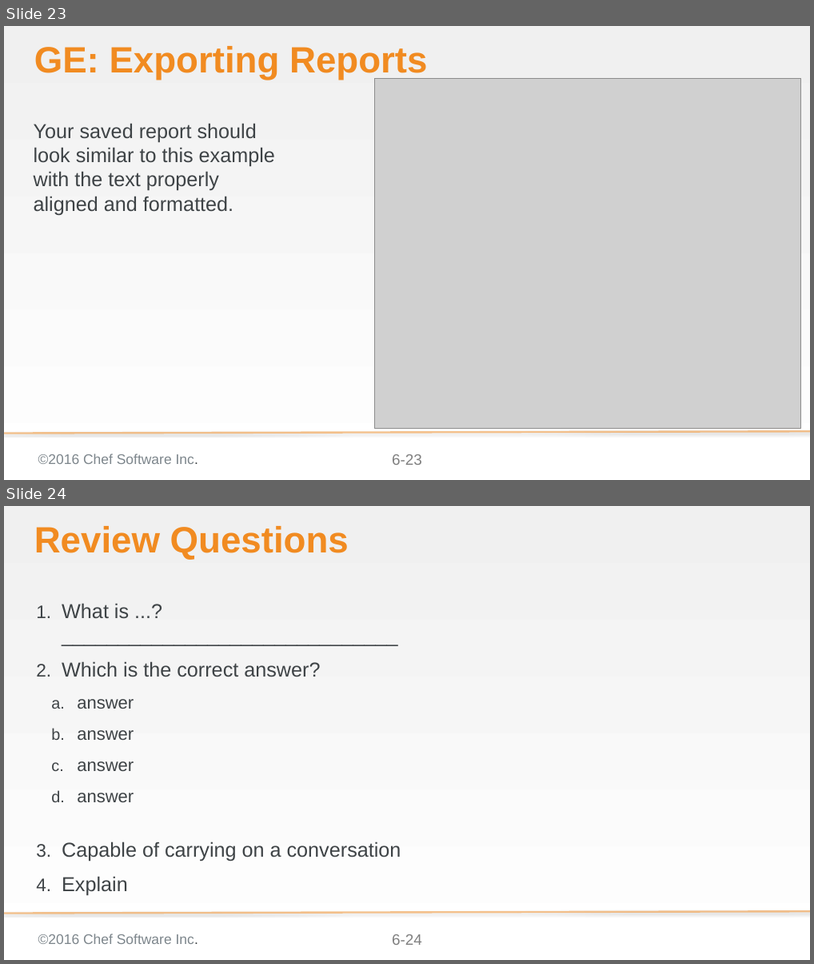
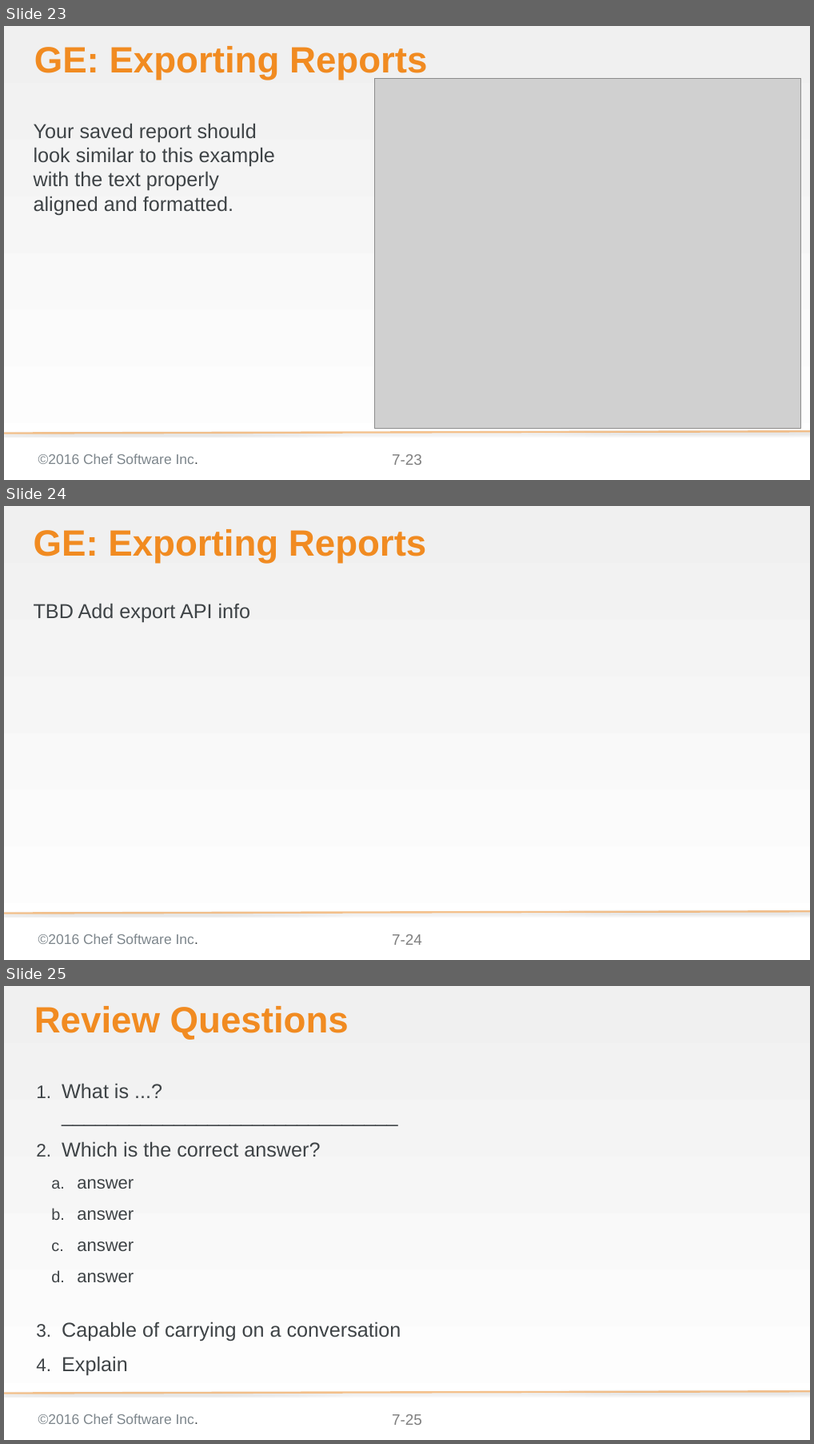
Before and after one commit to bchamby/chef-compliance-installation-configuration-operation, a slide deck: 07-scheduling-scans-reports.pptx. Shown one above the other, each under a label of ours: slides 23 and 24 before the commit, slides 23, 24 and 25 after it. The pictures are 814x964 and 814x1444 pixels, drawn with LibreOffice and Linux fonts; fonts in the diff are those of the drawing; grey boxes stand for pictures; background and template pictures are left out. Boxes give left, top, right and bottom in pixels: in the first picture for what was removed or moved away, otherwise in the second. Text is boxed around its words. In the diff, an @@ line names an element or a change of style, - is before the commit and + after.

Commit message:
minor edits just syncing up

```diff
--- a/07-scheduling-scans-reports.pptx
+++ b/07-scheduling-scans-reports.pptx
@@ slide 24 added at [4,506,810,960], background gradient #F0F0F0 to #FFFFFF; not listed: 3 template elements that a slide beside it also shows @@
@@ title added at [34,529,426,563], 58 pt, text #F18B21, bold @@
+GE: Exporting Reports
@@ text added at [34,603,251,622], 32 pt, text #3E4346 @@
+TBD Add export API info
@@ page number at [392,454,422,464]: text changed @@
-6-23
+7-23
@@ what was slide 24 is now slide 25 @@
@@ page number at [392,1414,422,1424]: text changed @@
-6-24
+7-25
```
